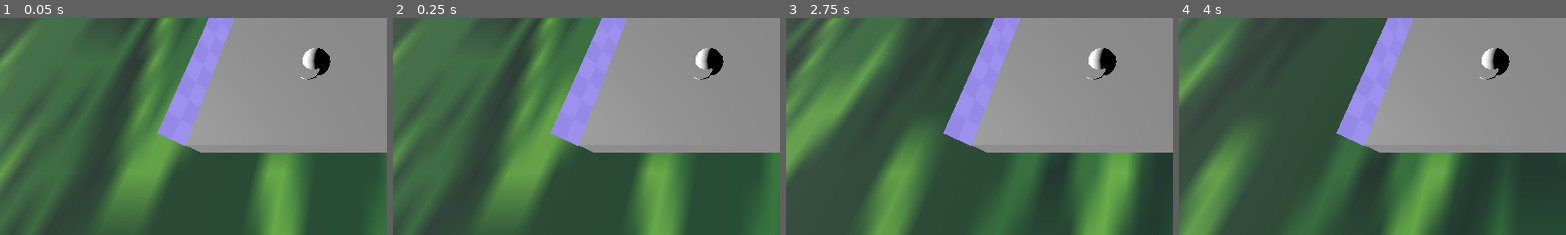
Above: before the commit, frames 1-4 (left to right).
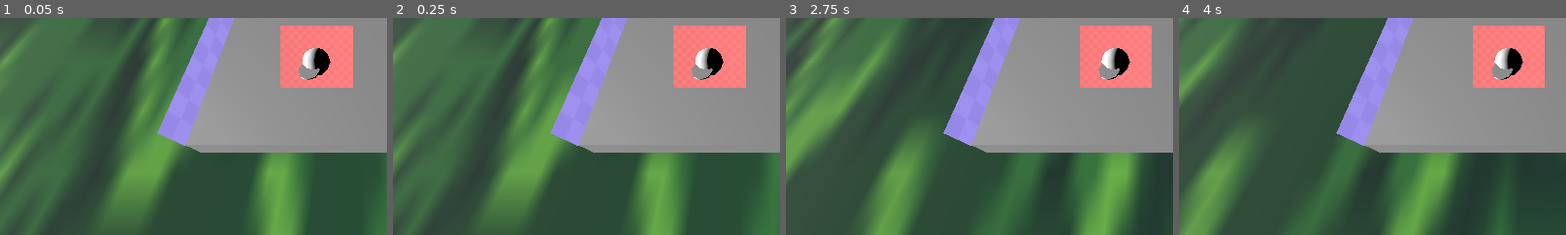
Above: after the commit, the same moments.

Repository: panpan974/vgj-25
Game: Godot game, scene res://scenes/testing_player_controller/testing_player_controller.tscn
Two runs of this game, one before a commit and one after it. Both use one fixed random seed, a clock stepped at 60 frames per second and the inputs below.
Inputs:
- Up to frame 1 (0.05 s): no input
- Up to frame 2 (0.25 s): no input
- Up to frame 3 (2.75 s): no input
- Up to frame 4 (4 s): no input
The pictures show only the part of the screen within x 0-50%, y 42-92%; the shares and areas given below are measured in that part.

The runs differ from the first frame. In frame 1, 4.5% of the frame differs, in the area x 72-92%, y 3-33%; in frame 2, 4.5%; in frame 3, 5.1%, in the area x 75-95%, y 3-33%; in frame 4, 5.1%.

Commit message:
car rotate with button

Diff:
--- a/scenes/Button_direction/button_direction.gd
+++ b/scenes/Button_direction/button_direction.gd
@@ -1 +1,41 @@
-extends Node
+
+class_name ButtonDirection
+extends Area3D
+
+# Enum pour les actions de la voiture
+enum carActions {
+	RotateForward,
+	RotateBackward
+}
+
+# Variable pour l'action courante
+@export var currentCarAction : carActions = carActions.RotateForward
+
+# Signaux pour chaque action
+signal on_rotate_forward_changed(state: bool)
+signal on_rotate_backward_changed(state: bool)
+
+@onready var collision_shape:CollisionShape3D = %CollisionShape3D
+
+#link the collision shape to the signal
+func _ready():
+	body_entered.connect(_on_body_entered)
+	body_exited.connect(_on_body_exited)
+
+
+func _on_body_entered(body: Node3D):
+	if body.is_in_group("players"):
+		print("Un joueur est entré dans la zone !")
+		if currentCarAction == carActions.RotateForward:
+			emit_signal("on_rotate_forward_changed", true)
+		elif currentCarAction == carActions.RotateBackward:
+			emit_signal("on_rotate_backward_changed", true)
+
+func _on_body_exited(body: Node3D):
+	if body.is_in_group("players"):
+		print("Un joueur est sorti de la zone !")
+		if currentCarAction == carActions.RotateForward:
+			emit_signal("on_rotate_forward_changed", false)
+		elif currentCarAction == carActions.RotateBackward:
+			emit_signal("on_rotate_backward_changed", false)
+# N'oublie pas de connecter le signal body_entered à _on_body_entered dans l'éditeur ou par code.
--- a/scenes/Button_direction/button_direction.tscn
+++ b/scenes/Button_direction/button_direction.tscn
@@ -11,6 +11,7 @@
 script = ExtResource("1_erlsu")
 
 [node name="CollisionShape3D" type="CollisionShape3D" parent="."]
+unique_name_in_owner = true
 transform = Transform3D(1, 0, 0, 0, 1, 0, 0, 0, 1, 0, 1, 0)
 shape = SubResource("BoxShape3D_rytg7")
 
--- a/scenes/car/car.gd
+++ b/scenes/car/car.gd
@@ -6,18 +6,68 @@
 @export var turn_speed: float = 1.5 # Vitesse de rotation (radians/sec)
 @export var id: int = 1 # Pour l'InputMap
 
+
+@onready var buttonDir_top: ButtonDirection = %ButtonDirection_RotTop
+@onready var buttonDir_bottom: ButtonDirection = %ButtonDirection2_RotBottom
+
+
+# Node à faire tourner (exporté)
+@export var rotation_target: NodePath
+
+# Variables d'état pour la rotation
+var rotating_forward := false
+var rotating_backward := false
+var _rotation_node: Node3D = null
+
+
+
+func _ready():
+	# Connexion des signaux des boutons directionnels
+	buttonDir_top.on_rotate_forward_changed.connect(_on_rotate_forward_changed)
+	buttonDir_top.on_rotate_backward_changed.connect(_on_rotate_backward_changed)
+	buttonDir_bottom.on_rotate_forward_changed.connect(_on_rotate_forward_changed)
+	buttonDir_bottom.on_rotate_backward_changed.connect(_on_rotate_backward_changed)
+
+	# Récupérer le node à faire tourner
+	if rotation_target != NodePath(""):
+		_rotation_node = get_node(rotation_target)
+	else:
+		_rotation_node = self
+
 func _physics_process(delta):
-	var forward = "move_forward_%d" % id
-	var backward = "move_backward_%d" % id
-
 	# Mouvement constant dans la direction de la rotation (avant local)
 	var forward_dir = -transform.basis.z.normalized()
 	velocity = forward_dir * move_speed
 
-	# # Rotation avec les inputs
-	# if Input.is_action_pressed(forward):
-	# 	rotation.y -= turn_speed * delta
-	# if Input.is_action_pressed(backward):
-	# 	rotation.y += turn_speed * delta
+	_rotate_with_inputs(delta)
 
 	move_and_slide()
+
+func _rotate_with_inputs(delta):
+	if _rotation_node == null:
+		return
+	if rotating_forward:
+		_rotation_node.rotation.y -= turn_speed * delta
+	if rotating_backward:
+		_rotation_node.rotation.y += turn_speed * delta
+
+# Fonctions pour déclencher/arrêter la rotation
+# Fonctions pour déclencher/arrêter la rotation
+func start_rotate_forward():
+	rotating_forward = true
+
+func stop_rotate_forward():
+	rotating_forward = false
+
+func start_rotate_backward():
+	rotating_backward = true
+
+func stop_rotate_backward():
+	rotating_backward = false
+
+# Fonctions de callback pour les signaux
+func _on_rotate_forward_changed(state: bool):
+	rotating_forward = state
+
+func _on_rotate_backward_changed(state: bool):
+	rotating_backward = state
--- a/scenes/car/car.tscn
+++ b/scenes/car/car.tscn
@@ -13,38 +13,47 @@
 
 [node name="Car" type="CharacterBody3D"]
 script = ExtResource("1_yr3gr")
+rotation_target = NodePath(".")
 
-[node name="AnimatableBody3D" type="AnimatableBody3D" parent="."]
+[node name="Node3D" type="Node3D" parent="."]
 
-[node name="CollisionShape3D" type="CollisionShape3D" parent="AnimatableBody3D"]
+[node name="AnimatableBody3D" type="AnimatableBody3D" parent="Node3D"]
+
+[node name="CollisionShape3D" type="CollisionShape3D" parent="Node3D/AnimatableBody3D"]
 transform = Transform3D(-4.371139e-08, 0, 1, 0, 1, 0, -1, 0, -4.371139e-08, -0.75, 0, -0.75)
 shape = SubResource("BoxShape3D_evld0")
 debug_color = Color(0.60562444, 0.92013264, 1.2283505, 1)
 
-[node name="CSGBox3D" type="CSGBox3D" parent="."]
+[node name="CSGBox3D" type="CSGBox3D" parent="Node3D"]
 transform = Transform3D(-4.371139e-08, 0, 1, 0, 1, 0, -1, 0, -4.371139e-08, -0.75, 0, -1.3170471)
 size = Vector3(10.43988, 1, 7)
 
-[node name="CSGBox3D" type="CSGBox3D" parent="CSGBox3D"]
+[node name="CSGBox3D" type="CSGBox3D" parent="Node3D/CSGBox3D"]
 transform = Transform3D(1, 0, 0, 0, 1, 0, 0, 0, 1, 5.969346, 0, -0.015076637)
 material_override = SubResource("StandardMaterial3D_yr3gr")
 size = Vector3(1.658081, 1, 3)
 
-[node name="fond_car" type="Sprite3D" parent="."]
+[node name="fond_car" type="Sprite3D" parent="Node3D"]
 transform = Transform3D(-4.371139e-08, 0, 0.99999994, 0, 0.99999994, 0, -1, 0, -4.3711385e-08, -4.2462063, 1.1596814, -1.3308082)
 texture = ExtResource("2_yhfra")
 
-[node name="left_car" type="Sprite3D" parent="."]
+[node name="left_car" type="Sprite3D" parent="Node3D"]
 transform = Transform3D(1, 0, 0, 0, 0.99999994, 0, 0, 0, 0.99999994, -0.71579516, 1.1654965, 3.8174245)
 no_depth_test = true
 texture = ExtResource("3_rytg7")
 
-[node name="right_car" type="Sprite3D" parent="."]
+[node name="right_car" type="Sprite3D" parent="Node3D"]
 transform = Transform3D(1, 0, 0, 0, 0.99999994, 0, 0, 0, 0.99999994, -0.7171684, 1.1654965, -6.477337)
 texture = ExtResource("3_rytg7")
 
-[node name="ButtonDirection_RotTop" parent="." instance=ExtResource("4_x7uf8")]
+[node name="ButtonDirection_RotTop" parent="Node3D" instance=ExtResource("4_x7uf8")]
+unique_name_in_owner = true
 transform = Transform3D(1, 0, 0, 0, 1, 0, 0, 0, 1, 1, 0, -5)
 
-[node name="ButtonDirection2_RotBottom" parent="." instance=ExtResource("4_x7uf8")]
+[node name="ButtonDirection2_RotBottom" parent="Node3D" instance=ExtResource("4_x7uf8")]
+unique_name_in_owner = true
 transform = Transform3D(1, 0, 0, 0, 1, 0, 0, 0, 1, -3, 0, -5)
+currentCarAction = 1
+
+[node name="Camera3D" type="Camera3D" parent="Node3D"]
+transform = Transform3D(-4.371139e-08, -0.8377187, 0.5461019, 0, 0.5461019, 0.8377187, -1, 3.661785e-08, -2.3870873e-08, 5.245, 9.529, -2.511)
--- a/scenes/player/playerActor.gd
+++ b/scenes/player/playerActor.gd
@@ -4,6 +4,9 @@
 # Character controller 3D simple, sans saut ni caméra, avec gestion d'id pour l'InputMap
 @export var speed: float = 5.0
 @export var id: int = 1 # Utilisé pour différencier les inputs (ex: 1, 2, 3...)
+
+func _ready():
+	add_to_group("players")
 
 func _physics_process(delta):
 	# Construction dynamique des noms d'actions selon l'id
@@ -23,10 +26,11 @@
 	if Input.is_action_pressed(backward):
 		input_vector.x += 1
 
-	# Appliquer la direction selon l'orientation du personnage
+	# Appliquer la direction dans le repère global (contrôles non affectés par la rotation du parent)
 	if input_vector.length() > 0:
 		input_vector = input_vector.normalized()
-		var direction = (transform.basis * input_vector).normalized()
+		# Utilise la base globale pour que le parent n'influence pas la direction
+		var direction = (global_transform.basis * input_vector).normalized()
 		velocity.x = direction.x * speed
 		velocity.z = direction.z * speed
 	else:
--- a/scenes/player/playerActor.tscn
+++ b/scenes/player/playerActor.tscn
@@ -1,8 +1,13 @@
-[gd_scene load_steps=3 format=3 uid="uid://d0k1qanc30wcv"]
+[gd_scene load_steps=5 format=3 uid="uid://d0k1qanc30wcv"]
 
 [ext_resource type="Script" uid="uid://dsfst2auv5xcf" path="res://scenes/player/playerActor.gd" id="1_iay5c"]
+[ext_resource type="Texture2D" uid="uid://ds8pc40accitg" path="res://sprites/character.png" id="2_7ikxx"]
 
-[sub_resource type="SphereShape3D" id="SphereShape3D_iay5c"]
+[sub_resource type="CylinderShape3D" id="CylinderShape3D_7ikxx"]
+
+[sub_resource type="StandardMaterial3D" id="StandardMaterial3D_8r5e3"]
+albedo_texture = ExtResource("2_7ikxx")
+billboard_mode = 1
 
 [node name="PlayerActor" type="CharacterBody3D"]
 axis_lock_linear_y = true
@@ -18,4 +23,8 @@
 height = 0.065216064
 
 [node name="CollisionShape3D" type="CollisionShape3D" parent="."]
-shape = SubResource("SphereShape3D_iay5c")
+shape = SubResource("CylinderShape3D_7ikxx")
+
+[node name="Sprite3D" type="Sprite3D" parent="."]
+material_override = SubResource("StandardMaterial3D_8r5e3")
+texture = ExtResource("2_7ikxx")
--- a/scenes/testing_player_controller/testing_player_controller.tscn
+++ b/scenes/testing_player_controller/testing_player_controller.tscn
@@ -19,8 +19,5 @@
 
 [node name="Car" parent="." instance=ExtResource("3_lmu1h")]
 
-[node name="Camera3D" type="Camera3D" parent="Car"]
-transform = Transform3D(-4.371139e-08, -0.8377187, 0.5461019, 0, 0.5461019, 0.8377187, -1, 3.661785e-08, -2.3870873e-08, 5.245, 9.529, -2.511)
-
 [node name="PlayerActor" parent="Car" instance=ExtResource("1_qdaic")]
 transform = Transform3D(1, 0, 0, 0, 1, 0, 0, 0, 1, 0, 1, 0)
Binary file added: sprites/character.png
Not shown, added: sprites/character.png.import
